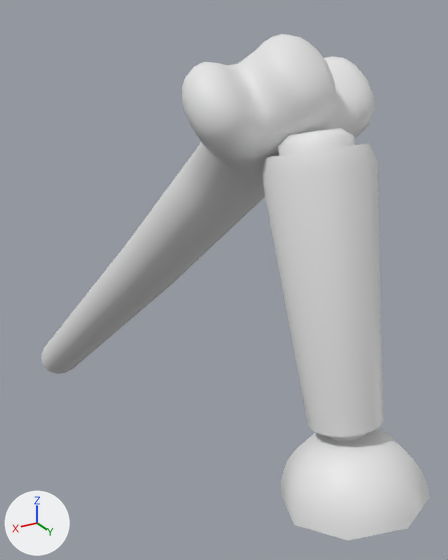
An edit to the FBX model Assets/Simon/Assets/Models/joystick.fbx, drawn before and after from the same camera.
Before and after are seen from a camera (50 mm lens) standing at (3.06, -2.37, 2.01) and looking at (1.63, -4.75, 0.82). The axes (+X, +Y, +Z) are drawn at lower left. The lights are the same throughout. Where no turn or scale is listed for an object, it has been applied to the vertices.

Before the edit, the objects in view are built like this:
```python
me_sphere = bpy.data.meshes.new('Sphere')
me_sphere.from_pydata(...)  # 618 vertices, 586 faces; spans x 1.7..2.3, y -6.65..-3.19, z -0.52..1.96
ob_joystick = bpy.data.objects.new('Joystick', me_sphere)
ob_joystick.location = (0.0, 0.0, 0.0)
```
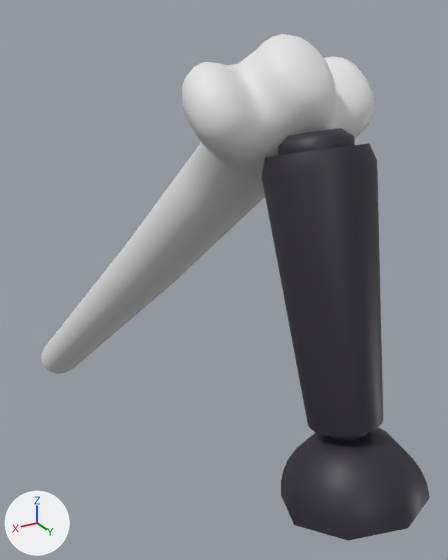
Location of each change, [x1, y1, x2, y2] in pixels of the pictures (448 x 560 px):
```json
{"part": 1, "of": "me_sphere", "change": "recoloured", "before": [261, 128, 430, 541], "after": [261, 128, 430, 541], "on screen": "white to black"}
```

The change, as JSON lines over the scene's bpy script:
```json
{"op": "add", "block": "mat_fur", "code": ["mat_fur = principled_material('fur')", "mat_fur.base_color = (0.8, 0.8, 0.8)  # white #e7e7e7"]}
{"op": "add", "block": "mat_black", "code": ["mat_black = principled_material('black')", "mat_black.base_color = (0.0273, 0.0242, 0.0356)  # black #2e2b35"]}
{"block": "me_sphere", "where": "me_sphere.from_pydata(...)  # 618 vertices, 586 faces; spans x 1.7..2.3, y -6.65..-3.19, z -0.52..1.96"}
{"block": "me_sphere", "where": "# used by ob_joystick; location = (0.0, 0.0, 0.0)"}
{"block": "me_sphere", "change": "me_sphere part 1: 234 of the faces centred in x 1.82..2.18, y -3.79..-3.23, z 0.67..1.73 switch from no material to mat_black (black #2e2b35)"}
{"op": "add", "block": "me_sphere", "code": "me_sphere.materials.append(mat_fur)  # white #e7e7e7"}
```
